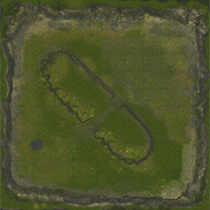
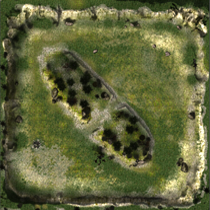
Before/after of a 210 x 210 layered artwork. What changed in the layer stack:
added layer "Camada 3" above "Camada 2" over left=0, top=0, right=210, bottom=210
